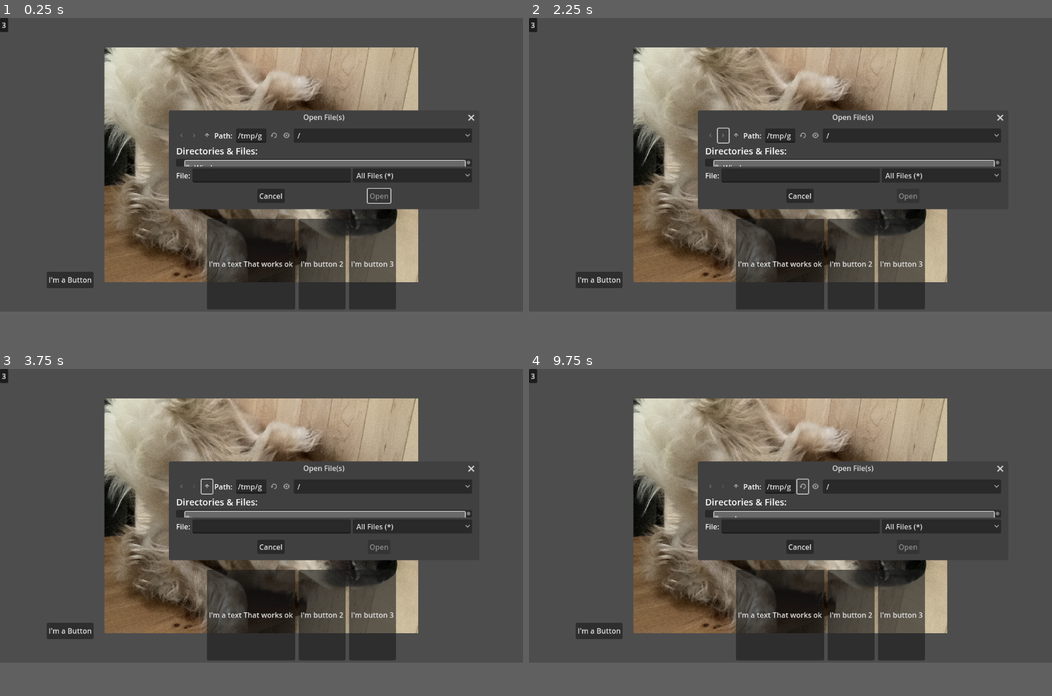
Above: before the commit, frames 1-4 (two rows, left to right).
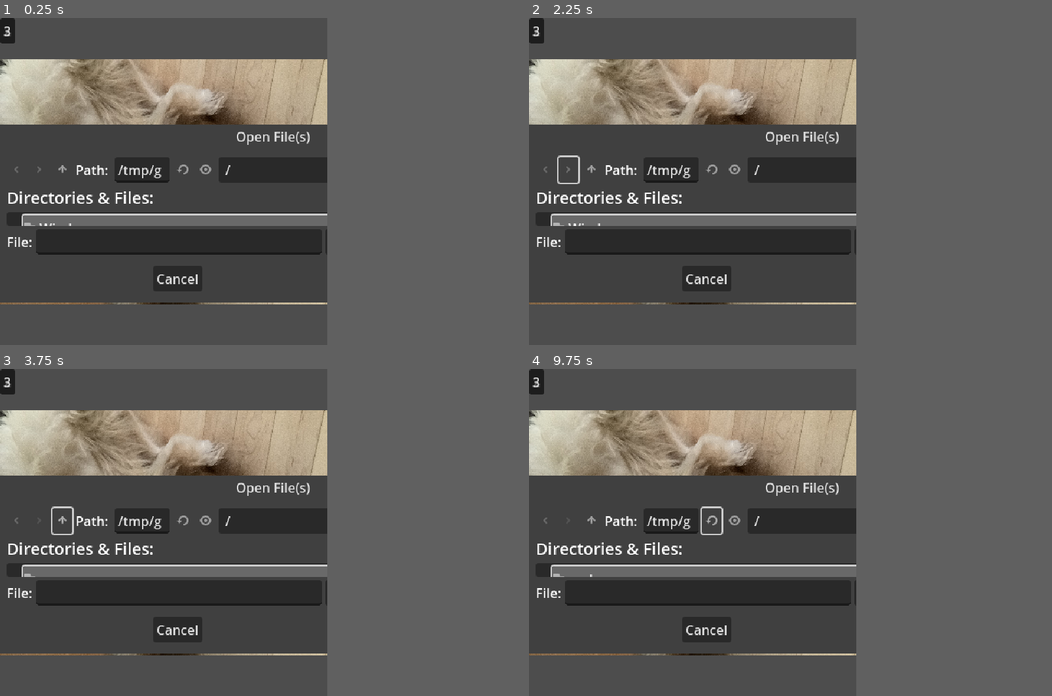
Above: after the commit, the same moments.

Repository: wuemily2/sketch-practice-assistant-godot
Game: Godot game, scene res://Windows/Test/ImageScalingTest.tscn
The game is run twice, just before and just after one commit, with the same random seed, the same clock (stepped at 60 frames per second) and the same inputs.
Inputs (mouse positions are in pixels of both pictures, inside the frame that each line leads up to; where the layout moved, square brackets give the same spot in the first picture):
- Up to frame 1 (0.25 s): no input
- Up to frame 2 (2.25 s): click "I'm a text That works ok" (after the commit: "1") at 0.5 s; click "I'm a text That works ok" (after the commit: "1") at 1.25 s; click (591, 155) [722, 135] at 2 s
- Up to frame 3 (3.75 s): click (62, 506) [193, 486] at 2.75 s; click (99, 506) [209, 486] at 3.5 s
- Up to frame 4 (9.75 s): click (628, 506) [738, 486] at 4.25 s; click "I'm a Button" (after the commit: "1") at 5 s; click "2" at 5.75 s; click "I'm button 2" (after the commit: "2") at 6.5 s; click "3" at 7.25 s; click "I'm button 3" (after the commit: "3") at 8 s; click "1" at 8.75 s; click (821, 506) [800, 486] at 9.5 s
The window is 799x449 before the commit and 500x500 after it. Grey fills any space a smaller window leaves; there, only what the larger window draws over its background counts as a difference.

The runs differ from the first frame. In frame 1, 36% of the frame differs, in the area x 0-91%, y 0-89%; in frame 2, 36%; in frame 3, 36%; in frame 4, 36%.

Commit message:
Add code to adjust the app window at the start of the program

Diff:
--- a/project.godot
+++ b/project.godot
@@ -19,10 +19,12 @@
 
 FileManager="*res://file_manager.gd"
 SceneManager="*res://scene_manager.gd"
+WindowAdjustment="*res://window_adjustment.gd"
 
 [display]
 
-window/size/always_on_top=true
+window/size/viewport_width=500
+window/size/viewport_height=500
 window/subwindows/embed_subwindows=false
 
 [rendering]
--- /dev/null
+++ b/window_adjustment.gd
@@ -0,0 +1,12 @@
+extends Node
+
+
+# Called when the node enters the scene tree for the first time.
+func _ready():
+	# Adjust window based on screen size for any device
+	var window = get_window()
+	var screen_size = DisplayServer.screen_get_size()
+	var screen_width = screen_size.x
+	var screen_height = screen_size.y
+	window.set_position(Vector2i(screen_width * 0.1, screen_height * 0.1))
+	window.set_size(Vector2i(screen_width * 0.8, screen_height * 0.8))
